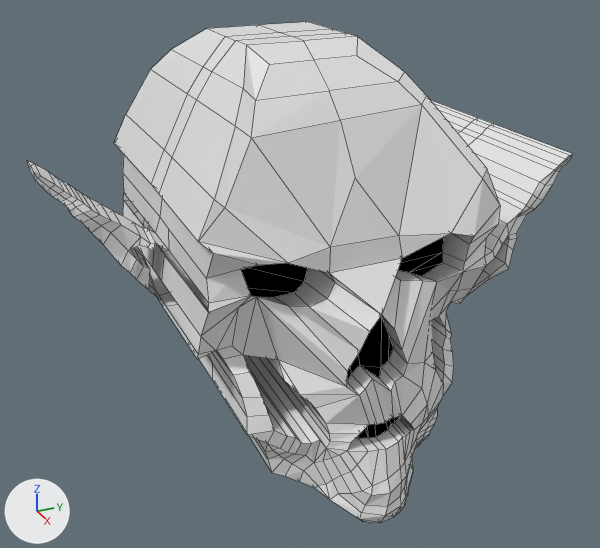
Before and after pictures for a commit that changed the Blender file 4 - BLE/Manimarco-LAB-4-BLE2.blend.
Both versions are drawn from a 50 mm lens placed at (8.62, -3.57, 11.85), pointed at (0.3, 0.17, 7.69). The lights are fixed; the arrows at lower left show +X, +Y and +Z. Mesh edges are drawn as thin lines.
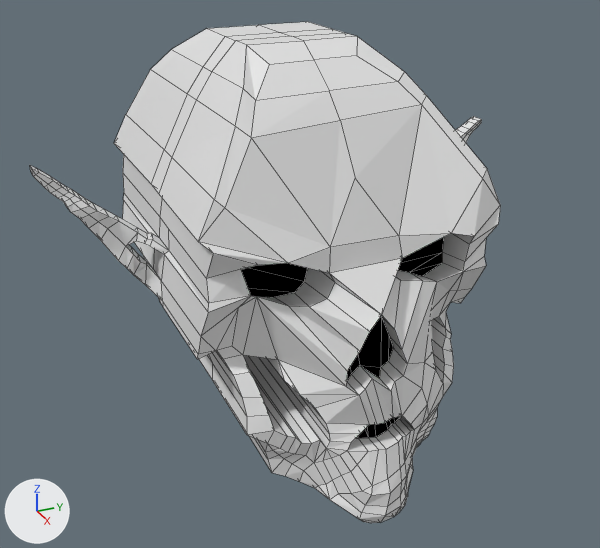
Boxes [x1, y1, x2, y2] around the edits, measured in the pictures (600 x 548 px; the box of a moved part takes in the faces that stretch with it):
'Cube', reshaped (14% narrower): before [27, 22, 573, 523]; after [30, 22, 500, 523]
part 1 of me_cube, moved or reshaped: before [431, 100, 573, 295]; after [455, 116, 482, 143]
part 2 of me_cube, moved or reshaped: before [27, 161, 178, 306]; after [30, 165, 169, 306]

Diff of the bpy script that builds the scene:
```diff
--- a/4 - BLE/Manimarco-LAB-4-BLE2.blend.py
+++ b/4 - BLE/Manimarco-LAB-4-BLE2.blend.py
@@ me_cube @@
 # used by ob_cube; location = (0.0, 0.0, 4.18)
-me_cube.from_pydata(...)  # 825 vertices, 882 faces, 32 loose edges; spans x -2.4..2.69, y -2.68..3.11, z 1.48..6.24
+me_cube.from_pydata(...)  # 761 vertices, 828 faces, 31 loose edges; spans x -2.4..2.69, y -2.68..3.11, z 1.48..6.24
+# me_cube part 1: 3 vertices moved from x -0.36..-0.04, y 1.89..2.07, z 3.57..4.03 to x -0.38..-0.12, y 1.93..2.07, z 3.57..4.03; 146 vertices removed from x -2.4..1.67, y 1.69..3.11, z 3.51..4.95; 82 vertices added at x -0.63..-0.05, y 1.69..3.11, z 3.51..4.95
+# me_cube part 2: 91 vertices moved from x -0.78..-0.02, y -2.68..-1.39, z 3.28..5.02 to x -0.59..-0.11, y -2.68..-1.39, z 3.28..5.02; 3 vertices removed from x -0.7..-0.5, y -1.42..-1.31, z 3.56..3.93; 3 vertices added at x -0.53..-0.45, y -1.42..-1.31, z 3.56..3.93
 me_cube.materials.append(mat_material)
```
